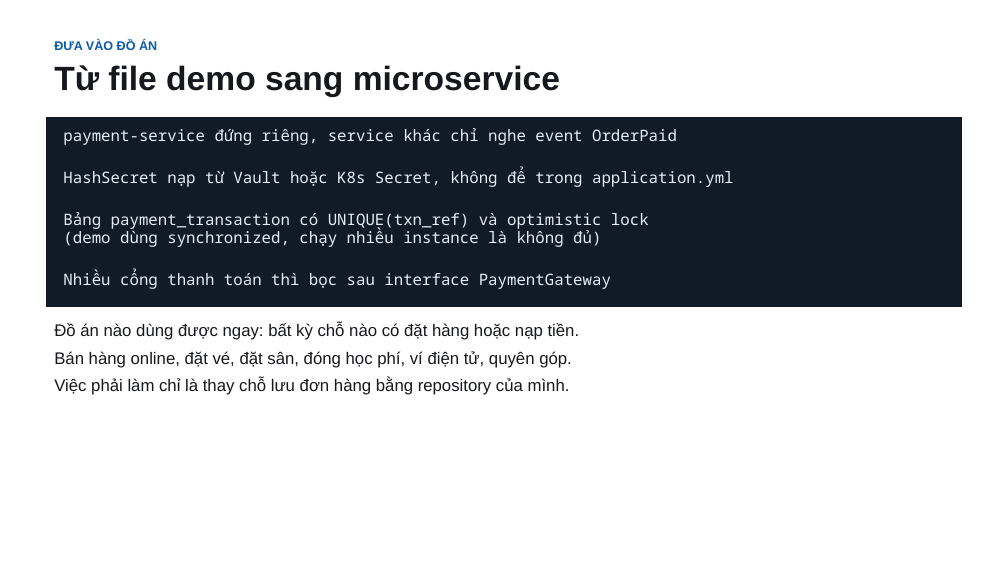
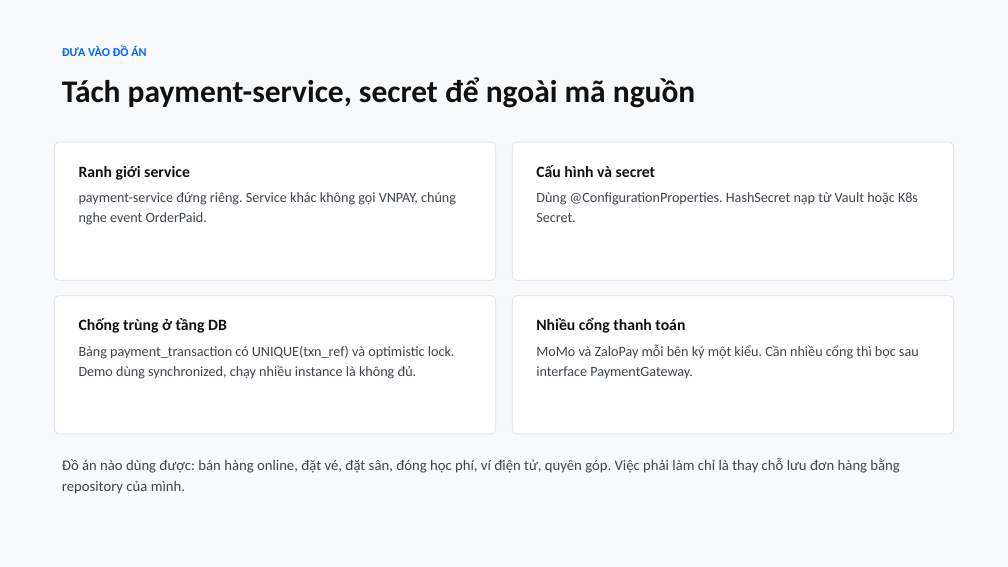
Before and after one commit to conchocon154/vnpay-seminar, a slide deck: slide 16 of VNPAY-seminar.pptx. Drawn at 1008x567 pixels with LibreOffice and Linux fonts; fonts in the diff are those of the drawing. Boxes give left, top, right and bottom in pixels: in the first picture for what was removed or moved away, otherwise in the second. Text is boxed around its words. In the diff, an @@ line names an element or a change of style, - is before the commit and + after.

```diff
--- a/VNPAY-seminar.pptx
+++ b/VNPAY-seminar.pptx
@@ background #FFFFFF to #F8F9FA @@
@@ text "ĐƯA VÀO ĐỒ ÁN": place and size @@
-text "ĐƯA VÀO ĐỒ ÁN" at bbox=[54, 40, 560, 97]
+text "ĐƯA VÀO ĐỒ ÁN" at bbox=[62, 46, 695, 108]
@@ text at bbox=[62, 46, 146, 56]: size 12 to 11.5 pt, font Arial to Calibri, text colour #0A5BA8 to #0066FF in "ĐƯA VÀO ĐỒ ÁN"; line spacing 1 to 1.18; more space between paragraphs @@
@@ text at bbox=[62, 77, 695, 108]: text changed; size 32 to 30 pt; font Arial to Calibri; text colour #16181D to #111111 @@
-Từ file demo sang microservice
+Tách payment-service, secret để ngoài mã nguồn
@@ rectangle removed at bbox=[47, 118, 961, 306] @@
-payment-service đứng riêng, service khác chỉ nghe event OrderPaid
-HashSecret nạp từ Vault hoặc K8s Secret, không để trong application.yml
-Bảng payment_transaction có UNIQUE(txn_ref) và optimistic lock
-(demo dùng synchronized, chạy nhiều instance là không đủ)
-Nhiều cổng thanh toán thì bọc sau interface PaymentGateway
@@ rounded rectangle added at bbox=[54, 142, 496, 281], fill #FFFFFF, outline #E3E6EA 1 pt @@
@@ rounded rectangle added at bbox=[513, 142, 954, 281], fill #FFFFFF, outline #E3E6EA 1 pt @@
@@ text added at bbox=[79, 166, 456, 225], 13.5 pt, text #3F454D @@
+Ranh giới service
+payment-service đứng riêng. Service khác không gọi VNPAY, chúng nghe event OrderPaid.
@@ text added at bbox=[536, 165, 918, 222], 13.5 pt, text #3F454D @@
+Cấu hình và secret
+Dùng @ConfigurationProperties. HashSecret nạp từ Vault hoặc K8s Secret.
@@ rounded rectangle added at bbox=[54, 296, 496, 434], fill #FFFFFF, outline #E3E6EA 1 pt @@
@@ rounded rectangle added at bbox=[513, 296, 954, 434], fill #FFFFFF, outline #E3E6EA 1 pt @@
@@ text added at bbox=[79, 318, 455, 379], 13.5 pt, text #3F454D @@
+Chống trùng ở tầng DB
+Bảng payment_transaction có UNIQUE(txn_ref) và optimistic lock. Demo dùng synchronized, chạy nhiều instance là không đủ.
@@ text added at bbox=[536, 317, 919, 378], 13.5 pt, text #3F454D @@
+Nhiều cổng thanh toán
+MoMo và ZaloPay mỗi bên ký một kiểu. Cần nhiều cổng thì bọc sau interface PaymentGateway.
@@ text at bbox=[62, 458, 899, 494]: text changed; size 16 to 14 pt; font Arial to Calibri; text colour #16181D to #3F454D @@
-Đồ án nào dùng được ngay: bất kỳ chỗ nào có đặt hàng hoặc nạp tiền.
-Bán hàng online, đặt vé, đặt sân, đóng học phí, ví điện tử, quyên góp.
-Việc phải làm chỉ là thay chỗ lưu đơn hàng bằng repository của mình.
+Đồ án nào dùng được: bán hàng online, đặt vé, đặt sân, đóng học phí, ví điện tử, quyên góp. Việc phải làm chỉ là thay chỗ lưu đơn hàng bằng repository của mình.
```
Also in this commit, not shown: 16 other slides changed, 2 slides added, 2 slides removed, 3 other files.
